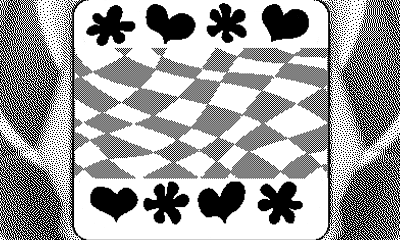
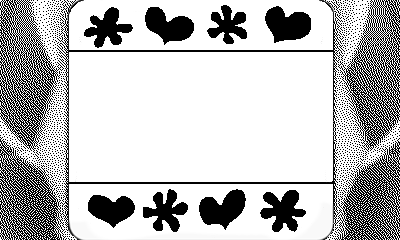
Layer changes from the first 400 × 240 image to the second:
painted on "tamagotchi_body_right" over [64, 0, 400, 240]
painted on "tamagotchi_body_left" over [0, 0, 400, 240]
removed layer "gen1_a_grayscale" over [8, 0, 392, 240]
added layer "gen1_grayscale_bottom" above "gen1_grayscale" over [64, 0, 384, 240]
added layer "gen1_grayscale" above "gen1_orig" over [0, 0, 400, 240]
